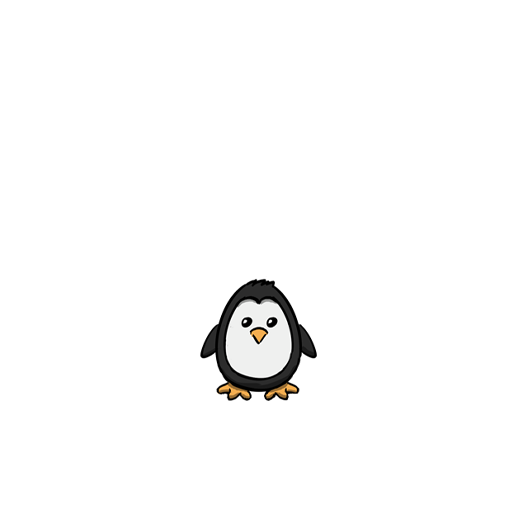
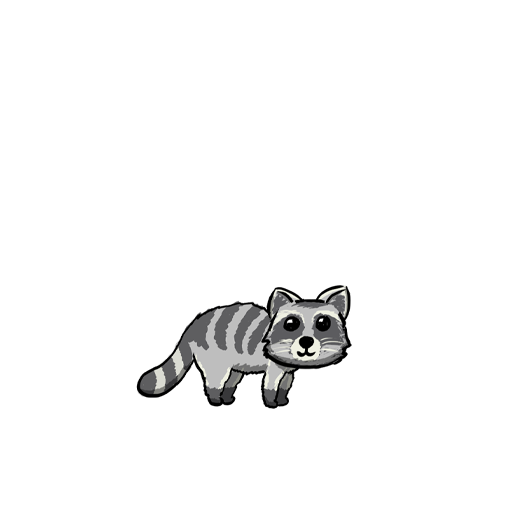
Layered file, before and after one edit (512 x 512). Changes by layer:
added layer "raccoon" above "meerkat" over (136, 285, 352, 409)
hid "penguin" over (200, 276, 317, 401)
